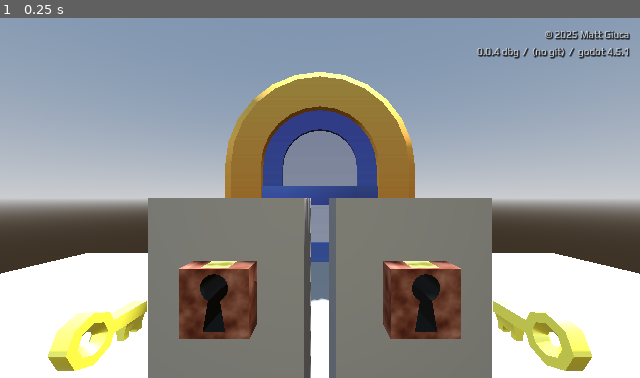
Above: before the commit, frame 1.
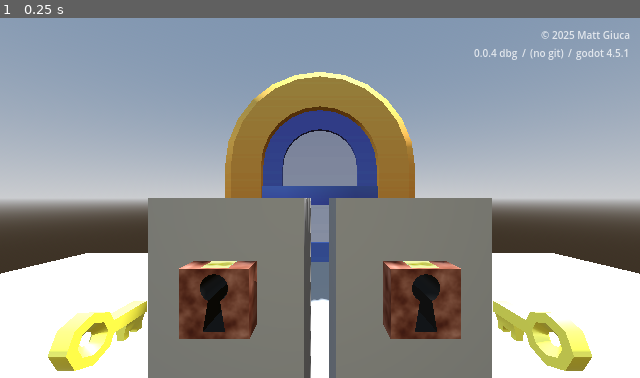
Above: after the commit, the same moment.

Repository: mgiuca/two-hands
Game: Godot game, scene res://scenes/main.tscn
Same seed, same stepped clock (60 frames per second), same inputs: the game is played once before the commit and once after it. Sound files missing from this copy of the repository are replaced by a short silence.
Inputs:
- Up to frame 1 (0.25 s): no input

The runs differ from the first frame. In frame 1, 0.7% of the frame differs, in the area x 74-99%, y 3-12%.

Commit message:
Removed the font Play.
Was only being used for the version number in the corner in the WebXR
load, not worth having a font for that.

Also removed main menu scene which I thought I removed before.

Diff:
--- a/scenes/main.tscn
+++ b/scenes/main.tscn
@@ -1,8 +1,7 @@
-[gd_scene load_steps=4 format=3 uid="uid://byc7se7k0wfad"]
+[gd_scene load_steps=3 format=3 uid="uid://byc7se7k0wfad"]
 
 [ext_resource type="Script" uid="uid://nx224gcg15g1" path="res://scenes/main.gd" id="1_c0h74"]
 [ext_resource type="PackedScene" uid="uid://dhouj103pnqy3" path="res://scenes/levels/easy_locks.tscn" id="2_tbgi4"]
-[ext_resource type="Theme" uid="uid://cav6s4wk6wpbp" path="res://themes/ui.tres" id="3_sugp2"]
 
 [node name="Main" type="Node3D"]
 script = ExtResource("1_c0h74")
@@ -42,7 +41,6 @@
 size_flags_horizontal = 8
 size_flags_vertical = 0
 mouse_filter = 2
-theme = ExtResource("3_sugp2")
 theme_override_constants/margin_top = 10
 theme_override_constants/margin_right = 10
 
--- a/scenes/main_menu.tscn
+++ /dev/null
@@ -1,386 +0,0 @@
-[gd_scene load_steps=7 format=3 uid="uid://c8iwy5er36slo"]
-
-[ext_resource type="Theme" uid="uid://cav6s4wk6wpbp" path="res://themes/ui.tres" id="1_xyfva"]
-[ext_resource type="PackedScene" uid="uid://f3wv5ma8xvb0" path="res://scenes/ui/settings.tscn" id="3_wo74h"]
-
-[sub_resource type="GDScript" id="GDScript_ekxnf"]
-script/source = "extends Node
-
-const CREDITS_SCROLL_CONTINUOUS = 300
-var txt_credits_focused : bool = false
-
-@onready var settings : Settings = %Settings
-
-@export_group('Settings')
-
-## Default volume of the music bus (0.0-1.0).
-@export var music_volume : float = 1.0
-
-## Default volume of the sound effects bus (0.0-1.0).
-@export var sound_effects_volume : float = 1.0
-
-func _ready() -> void:
-  if Main.ensure_main_and_load_file(self):
-    return
-
-  Globals.init_settings(music_volume, sound_effects_volume)
-
-  if OS.has_feature('mobile') or OS.has_feature('web'):
-    # Doesn't make sense to \"quit\" on mobile or web.
-    # (Especially web, which just crashes.)
-    (%BtnQuit as Control).hide()
-
-  (%BtnStart as Control).grab_focus()
-
-func _unhandled_input(event: InputEvent) -> void:
-  if event.is_action_pressed('ui_cancel'):
-    if (%Credits as Control).visible:
-      credits_back()
-
-func _process(delta: float) -> void:
-  # Manually continuously scroll based on the up/down axes.
-  # It is too janky to handle this as an input event, and the default handler
-  # doesn't work with joystick at all for some reason.
-  if txt_credits_focused:
-    var motion : float = Input.get_axis('ui_up', 'ui_down')
-    if motion != 0:
-      var scroll := (%TxtCredits as RichTextLabel).get_v_scroll_bar()
-      scroll.value += motion * CREDITS_SCROLL_CONTINUOUS * delta
-
-func _on_btn_start_pressed() -> void:
-  LevelManager.switch_to_level_index(0)
-
-func _on_btn_level_select_pressed() -> void:
-  populate_level_chooser()
-  (%TopLevel as Control).hide()
-  (%LevelChooser as Control).show()
-  var lst_levels : ItemList = %LstLevels
-  lst_levels.grab_focus()
-  if lst_levels.item_count > 0:
-    lst_levels.select(0)
-
-func _on_btn_settings_pressed() -> void:
-  (%TopLevel as Control).hide()
-  (%Settings as Settings).show_dialog()
-
-func _on_btn_credits_pressed() -> void:
-  (%TopLevel as Control).hide()
-  (%Credits as Control).show()
-  (%TxtCredits as Control).grab_focus()
-
-func _on_btn_quit_pressed() -> void:
-  get_tree().quit()
-
-func _on_settings_closed() -> void:
-  (%TopLevel as Control).show()
-  (%BtnStart as Control).grab_focus()
-
-func _on_levelchooser_btn_back_pressed() -> void:
-  (%TopLevel as Control).show()
-  (%LevelChooser as Control).hide()
-  (%BtnStart as Control).grab_focus()
-
-func _on_lst_levels_item_activated(index: int) -> void:
-  LevelManager.switch_to_level_index(index)
-
-func _on_lst_levels_item_clicked(index: int, _at_position: Vector2, _mouse_button_index: int) -> void:
-  LevelManager.switch_to_level_index(index)
-
-func credits_back() -> void:
-  (%Credits as Control).hide()
-  (%TopLevel as Control).show()
-  (%BtnStart as Control).grab_focus()
-
-func _on_credits_btn_back_pressed() -> void:
-  credits_back()
-
-func _on_txt_credits_gui_input(event: InputEvent) -> void:
-  # Simply mask ui_down and ui_up events to avoid the focus switching (see
-  # _process for handling of scrolling).
-  var txt : RichTextLabel = %TxtCredits
-  if event.is_action_pressed('ui_down', true) or event.is_action_pressed('ui_up', true):
-    txt.accept_event()
-    return
-
-func _on_txt_credits_focus_entered() -> void:
-  txt_credits_focused = true
-
-func _on_txt_credits_focus_exited() -> void:
-  txt_credits_focused = false
-
-func _on_txt_credits_meta_clicked(meta: Variant) -> void:
-  OS.shell_open(str(meta))
-
-func populate_level_chooser() -> void:
-  var list : ItemList = %LstLevels
-  list.clear()
-  for level in LevelManager.LEVEL_NAMES:
-    list.add_item(LevelManager.level_display_name(level))
-"
-
-[sub_resource type="ProceduralSkyMaterial" id="ProceduralSkyMaterial_bqqt6"]
-sky_horizon_color = Color(0.66224277, 0.6717428, 0.6867428, 1)
-ground_horizon_color = Color(0.66224277, 0.6717428, 0.6867428, 1)
-
-[sub_resource type="Sky" id="Sky_wu84c"]
-sky_material = SubResource("ProceduralSkyMaterial_bqqt6")
-
-[sub_resource type="Environment" id="Environment_8ln24"]
-background_mode = 2
-sky = SubResource("Sky_wu84c")
-tonemap_mode = 2
-
-[node name="MainMenu" type="Node"]
-script = SubResource("GDScript_ekxnf")
-music_volume = null
-sound_effects_volume = null
-
-[node name="Sun" type="DirectionalLight3D" parent="."]
-transform = Transform3D(-0.8660254, -0.43301278, 0.25, 0, 0.49999997, 0.86602545, -0.50000006, 0.75, -0.43301266, 0, 0, 0)
-shadow_enabled = true
-
-[node name="WorldEnvironment" type="WorldEnvironment" parent="."]
-environment = SubResource("Environment_8ln24")
-
-[node name="Camera3D" type="Camera3D" parent="."]
-
-[node name="UI" type="CanvasLayer" parent="."]
-
-[node name="TopLevel" type="Control" parent="UI"]
-unique_name_in_owner = true
-layout_mode = 3
-anchors_preset = 15
-anchor_right = 1.0
-anchor_bottom = 1.0
-grow_horizontal = 2
-grow_vertical = 2
-theme = ExtResource("1_xyfva")
-
-[node name="VBoxContainer" type="VBoxContainer" parent="UI/TopLevel"]
-layout_mode = 1
-anchors_preset = 8
-anchor_left = 0.5
-anchor_top = 0.5
-anchor_right = 0.5
-anchor_bottom = 0.5
-offset_left = -200.0
-offset_top = -132.0
-offset_right = 200.0
-offset_bottom = 132.0
-grow_horizontal = 2
-grow_vertical = 2
-
-[node name="LblTitle" type="Label" parent="UI/TopLevel/VBoxContainer"]
-custom_minimum_size = Vector2(300, 1.45519e-11)
-layout_mode = 2
-size_flags_horizontal = 4
-theme_override_font_sizes/font_size = 40
-text = "<Game Name>"
-horizontal_alignment = 1
-autowrap_mode = 3
-
-[node name="LblAuthor" type="Label" parent="UI/TopLevel/VBoxContainer"]
-custom_minimum_size = Vector2(300, 1.45519e-11)
-layout_mode = 2
-size_flags_horizontal = 4
-text = "A game by Matt Giuca"
-horizontal_alignment = 1
-autowrap_mode = 3
-
-[node name="Spacer" type="Control" parent="UI/TopLevel/VBoxContainer"]
-custom_minimum_size = Vector2(1.45519e-11, 50)
-layout_mode = 2
-
-[node name="PanelContainer" type="PanelContainer" parent="UI/TopLevel/VBoxContainer"]
-layout_mode = 2
-size_flags_horizontal = 4
-size_flags_vertical = 4
-
-[node name="MarginContainer" type="MarginContainer" parent="UI/TopLevel/VBoxContainer/PanelContainer"]
-custom_minimum_size = Vector2(400, 1.45519e-11)
-layout_mode = 2
-theme_override_constants/margin_left = 20
-theme_override_constants/margin_top = 20
-theme_override_constants/margin_right = 20
-theme_override_constants/margin_bottom = 20
-
-[node name="VBoxContainer" type="VBoxContainer" parent="UI/TopLevel/VBoxContainer/PanelContainer/MarginContainer"]
-layout_mode = 2
-
-[node name="BtnStart" type="Button" parent="UI/TopLevel/VBoxContainer/PanelContainer/MarginContainer/VBoxContainer"]
-unique_name_in_owner = true
-layout_mode = 2
-text = "Start Game"
-
-[node name="BtnLevelSelect" type="Button" parent="UI/TopLevel/VBoxContainer/PanelContainer/MarginContainer/VBoxContainer"]
-layout_mode = 2
-text = "Level Select"
-
-[node name="BtnSettings" type="Button" parent="UI/TopLevel/VBoxContainer/PanelContainer/MarginContainer/VBoxContainer"]
-layout_mode = 2
-text = "Settings"
-
-[node name="BtnCredits" type="Button" parent="UI/TopLevel/VBoxContainer/PanelContainer/MarginContainer/VBoxContainer"]
-layout_mode = 2
-text = "Credits"
-
-[node name="BtnQuit" type="Button" parent="UI/TopLevel/VBoxContainer/PanelContainer/MarginContainer/VBoxContainer"]
-unique_name_in_owner = true
-layout_mode = 2
-text = "Quit"
-
-[node name="Settings" parent="UI" instance=ExtResource("3_wo74h")]
-unique_name_in_owner = true
-visible = false
-
-[node name="LevelChooser" type="PanelContainer" parent="UI"]
-unique_name_in_owner = true
-visible = false
-anchors_preset = 8
-anchor_left = 0.5
-anchor_top = 0.5
-anchor_right = 0.5
-anchor_bottom = 0.5
-offset_left = -110.0
-offset_top = -64.0
-offset_right = 110.0
-offset_bottom = 64.0
-grow_horizontal = 2
-grow_vertical = 2
-theme = ExtResource("1_xyfva")
-
-[node name="MarginContainer" type="MarginContainer" parent="UI/LevelChooser"]
-layout_mode = 2
-theme_override_constants/margin_left = 10
-theme_override_constants/margin_top = 10
-theme_override_constants/margin_right = 10
-theme_override_constants/margin_bottom = 10
-
-[node name="VBoxContainer" type="VBoxContainer" parent="UI/LevelChooser/MarginContainer"]
-layout_mode = 2
-
-[node name="Label" type="Label" parent="UI/LevelChooser/MarginContainer/VBoxContainer"]
-custom_minimum_size = Vector2(200, 0)
-layout_mode = 2
-size_flags_horizontal = 4
-theme_override_font_sizes/font_size = 30
-text = "Choose Level"
-horizontal_alignment = 1
-autowrap_mode = 3
-
-[node name="LstLevels" type="ItemList" parent="UI/LevelChooser/MarginContainer/VBoxContainer"]
-unique_name_in_owner = true
-layout_mode = 2
-auto_height = true
-
-[node name="HBoxContainer" type="HBoxContainer" parent="UI/LevelChooser/MarginContainer/VBoxContainer"]
-layout_mode = 2
-alignment = 1
-
-[node name="BtnBack" type="Button" parent="UI/LevelChooser/MarginContainer/VBoxContainer/HBoxContainer"]
-layout_mode = 2
-text = "Back"
-
-[node name="Credits" type="PanelContainer" parent="UI"]
-unique_name_in_owner = true
-visible = false
-anchors_preset = 8
-anchor_left = 0.5
-anchor_top = 0.5
-anchor_right = 0.5
-anchor_bottom = 0.5
-offset_left = -360.0
-offset_top = -253.0
-offset_right = 360.0
-offset_bottom = 253.0
-grow_horizontal = 2
-grow_vertical = 2
-theme = ExtResource("1_xyfva")
-
-[node name="MarginContainer" type="MarginContainer" parent="UI/Credits"]
-layout_mode = 2
-theme_override_constants/margin_left = 10
-theme_override_constants/margin_top = 10
-theme_override_constants/margin_right = 10
-theme_override_constants/margin_bottom = 10
-
-[node name="VBoxContainer" type="VBoxContainer" parent="UI/Credits/MarginContainer"]
-layout_mode = 2
-
-[node name="TxtCredits" type="RichTextLabel" parent="UI/Credits/MarginContainer/VBoxContainer"]
-unique_name_in_owner = true
-custom_minimum_size = Vector2(700, 450)
-layout_mode = 2
-focus_mode = 2
-bbcode_enabled = true
-text = "[font_size=25][b]Game Name[/b][/font_size]
-Work-in-progress prototype
-© <year> by Matt Giuca
-
-[b]Game design, programming[/b]
-Matt Giuca
-
-[b]3D artwork[/b]
-
-[ul]
-All other 3D art by Matt Giuca
-[/ul]
-
-[b]2D artwork[/b]
-
-[ul]
-All other 2D art by Matt Giuca
-[/ul]
-
-[b]Sounds[/b]
-
-[ul]
-All other sounds by Matt Giuca
-[/ul]
-
-[b]Fonts[/b]
-
-[ul]
-\"Play\"
-[ul]
-Copyright (c) 2011, Jonas Hecksher, Playtypes, e-types AS (lasse@e-types.com), with Reserved Font Name 'Play', 'Playtype', 'Playtype Sans'.
-This Font Software is licensed under the SIL Open Font License, Version 1.1.
-https://openfontlicense.org
-[/ul]
-[/ul]
-
-[b]Engine[/b]
-
-This game uses Godot Engine, available under the following license:
-
-Copyright (c) 2014-present Godot Engine contributors.
-Copyright (c) 2007-2014 Juan Linietsky, Ariel Manzur.
-
-Permission is hereby granted, free of charge, to any person obtaining a copy of this software and associated documentation files (the \"Software\"), to deal in the Software without restriction, including without limitation the rights to use, copy, modify, merge, publish, distribute, sublicense, and/or sell copies of the Software, and to permit persons to whom the Software is furnished to do so, subject to the following conditions:
-
-The above copyright notice and this permission notice shall be included in all copies or substantial portions of the Software.
-
-THE SOFTWARE IS PROVIDED \"AS IS\", WITHOUT WARRANTY OF ANY KIND, EXPRESS OR IMPLIED, INCLUDING BUT NOT LIMITED TO THE WARRANTIES OF MERCHANTABILITY, FITNESS FOR A PARTICULAR PURPOSE AND NONINFRINGEMENT. IN NO EVENT SHALL THE AUTHORS OR COPYRIGHT HOLDERS BE LIABLE FOR ANY CLAIM, DAMAGES OR OTHER LIABILITY, WHETHER IN AN ACTION OF CONTRACT, TORT OR OTHERWISE, ARISING FROM, OUT OF OR IN CONNECTION WITH THE SOFTWARE OR THE USE OR OTHER DEALINGS IN THE SOFTWARE."
-
-[node name="HBoxContainer" type="HBoxContainer" parent="UI/Credits/MarginContainer/VBoxContainer"]
-layout_mode = 2
-alignment = 1
-
-[node name="BtnBack" type="Button" parent="UI/Credits/MarginContainer/VBoxContainer/HBoxContainer"]
-layout_mode = 2
-text = "Back"
-
-[connection signal="pressed" from="UI/TopLevel/VBoxContainer/PanelContainer/MarginContainer/VBoxContainer/BtnStart" to="." method="_on_btn_start_pressed"]
-[connection signal="pressed" from="UI/TopLevel/VBoxContainer/PanelContainer/MarginContainer/VBoxContainer/BtnLevelSelect" to="." method="_on_btn_level_select_pressed"]
-[connection signal="pressed" from="UI/TopLevel/VBoxContainer/PanelContainer/MarginContainer/VBoxContainer/BtnSettings" to="." method="_on_btn_settings_pressed"]
-[connection signal="pressed" from="UI/TopLevel/VBoxContainer/PanelContainer/MarginContainer/VBoxContainer/BtnCredits" to="." method="_on_btn_credits_pressed"]
-[connection signal="pressed" from="UI/TopLevel/VBoxContainer/PanelContainer/MarginContainer/VBoxContainer/BtnQuit" to="." method="_on_btn_quit_pressed"]
-[connection signal="closed" from="UI/Settings" to="." method="_on_settings_closed"]
-[connection signal="item_activated" from="UI/LevelChooser/MarginContainer/VBoxContainer/LstLevels" to="." method="_on_lst_levels_item_activated"]
-[connection signal="item_clicked" from="UI/LevelChooser/MarginContainer/VBoxContainer/LstLevels" to="." method="_on_lst_levels_item_clicked"]
-[connection signal="pressed" from="UI/LevelChooser/MarginContainer/VBoxContainer/HBoxContainer/BtnBack" to="." method="_on_levelchooser_btn_back_pressed"]
-[connection signal="focus_entered" from="UI/Credits/MarginContainer/VBoxContainer/TxtCredits" to="." method="_on_txt_credits_focus_entered"]
-[connection signal="focus_exited" from="UI/Credits/MarginContainer/VBoxContainer/TxtCredits" to="." method="_on_txt_credits_focus_exited"]
-[connection signal="gui_input" from="UI/Credits/MarginContainer/VBoxContainer/TxtCredits" to="." method="_on_txt_credits_gui_input"]
-[connection signal="meta_clicked" from="UI/Credits/MarginContainer/VBoxContainer/TxtCredits" to="." method="_on_txt_credits_meta_clicked"]
-[connection signal="pressed" from="UI/Credits/MarginContainer/VBoxContainer/HBoxContainer/BtnBack" to="." method="_on_credits_btn_back_pressed"]
--- a/themes/ui.tres
+++ /dev/null
@@ -1,15 +0,0 @@
-[gd_resource type="Theme" load_steps=3 format=3 uid="uid://cav6s4wk6wpbp"]
-
-[ext_resource type="FontFile" uid="uid://47357r878fb3" path="res://fonts/Play-Regular.ttf" id="1_hfqwl"]
-[ext_resource type="FontFile" uid="uid://c8r4dwqupym5e" path="res://fonts/Play-Bold.ttf" id="1_uhgh2"]
-
-[resource]
-default_font = ExtResource("1_hfqwl")
-default_font_size = 20
-Button/colors/font_outline_color = Color(0, 0, 0, 1)
-Button/constants/outline_size = 3
-Label/colors/font_shadow_color = Color(0, 0, 0, 0.71)
-Label/constants/shadow_outline_size = 3
-RichTextLabel/colors/font_shadow_color = Color(0, 0, 0, 0.71)
-RichTextLabel/constants/shadow_outline_size = 3
-RichTextLabel/fonts/bold_font = ExtResource("1_uhgh2")
Binary file removed: fonts/Play-Bold.ttf
Not shown, removed: fonts/Play-Bold.ttf.import
Binary file removed: fonts/Play-Regular.ttf
Not shown, removed: fonts/Play-Regular.ttf.import
Not shown, changed: meta/credits.md
